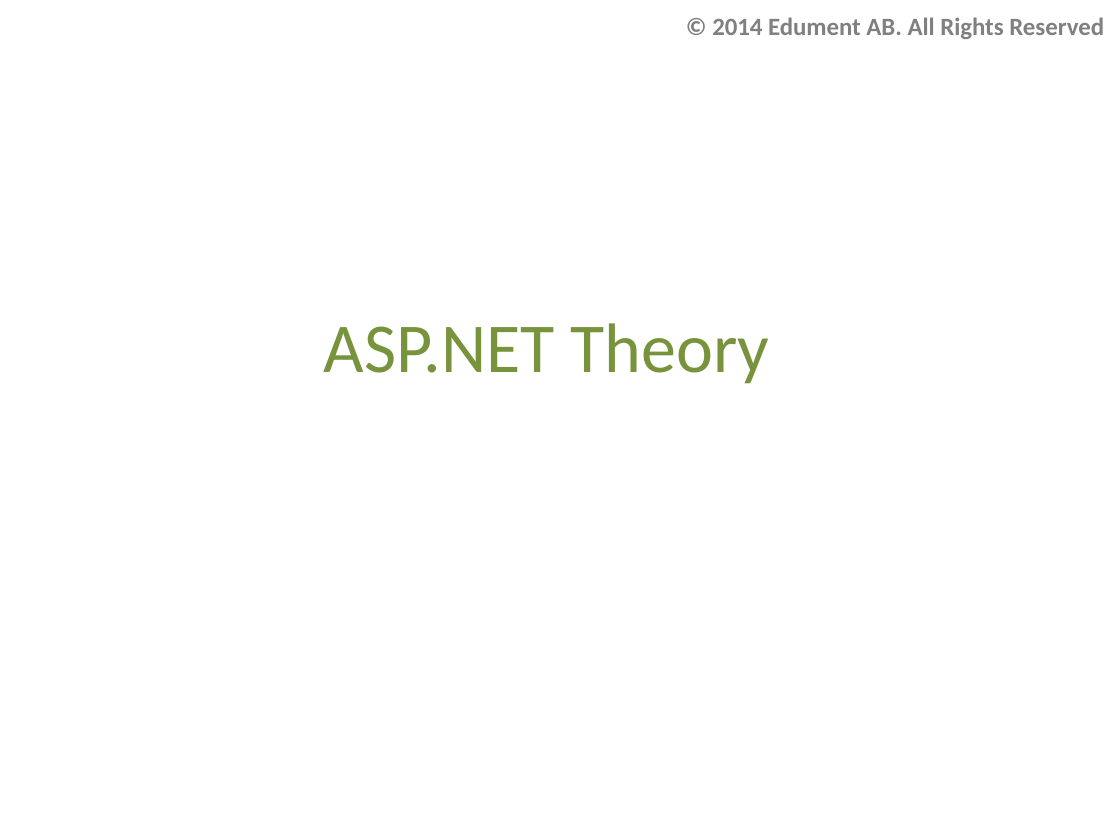
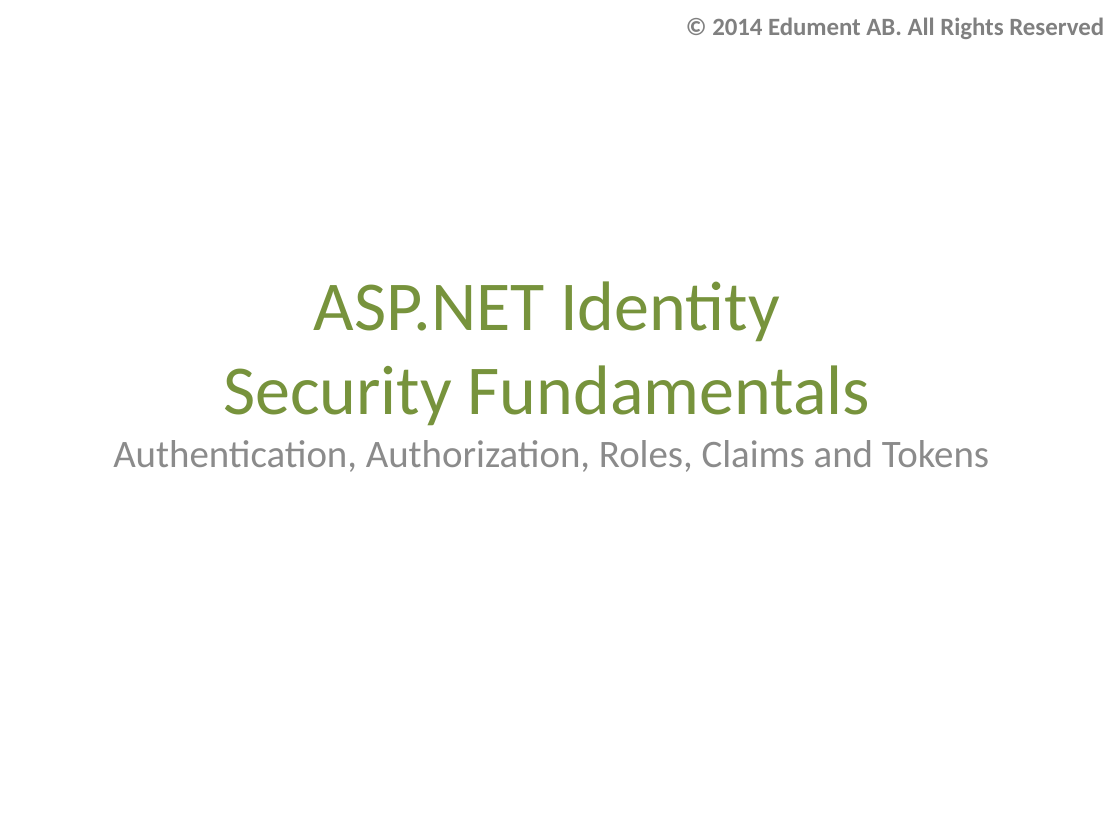
Before and after one commit to AndreasElffors/IdentityTemplate, a slide deck: slide 1 of Documents/Identity-Theory.pptx. Drawn at 1120x840 pixels with LibreOffice and Linux fonts; fonts in the diff are those of the drawing; background and template pictures are left out. Boxes give left, top, right and bottom in pixels: in the first picture for what was removed or moved away, otherwise in the second. Text is boxed around its words. In the diff, an @@ line names an element or a change of style, - is before the commit and + after.

```diff
--- a/Documents/Identity-Theory.pptx
+++ b/Documents/Identity-Theory.pptx
@@ title at bbox=[223, 281, 870, 426]: text changed @@
-ASP.NET Theory
+ASP.NET Identity
+Security Fundamentals
@@ subtitle added at bbox=[113, 440, 989, 472], 25 pt, text #8C8C8C @@
+Authentication, Authorization, Roles, Claims and Tokens
```
Also in this commit, not shown: 12 other slides changed, 11 slides added, 1 slide removed, 1 other file.
